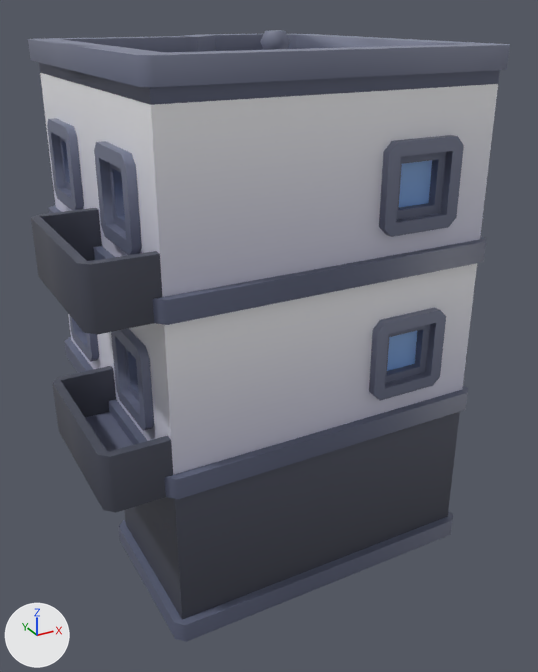
The FBX model Assets/Art/ThirdParty/Kenney/CityCommercial/Models/building-b.fbx as it was, and as the next commit left it.
One viewpoint serves both versions: a camera (50 mm lens) standing at (-0.797, -1.709, 1.35) and looking at (0.088, -0.099, 0.545). Every picture has the same lights, and +X, +Y and +Z are marked at lower left. The picture after the commit comes second. Where no turn or scale is listed for an object, it has been applied to the vertices. Vertices at exactly the same position are counted once.

In view in the first picture: 'building-b'.
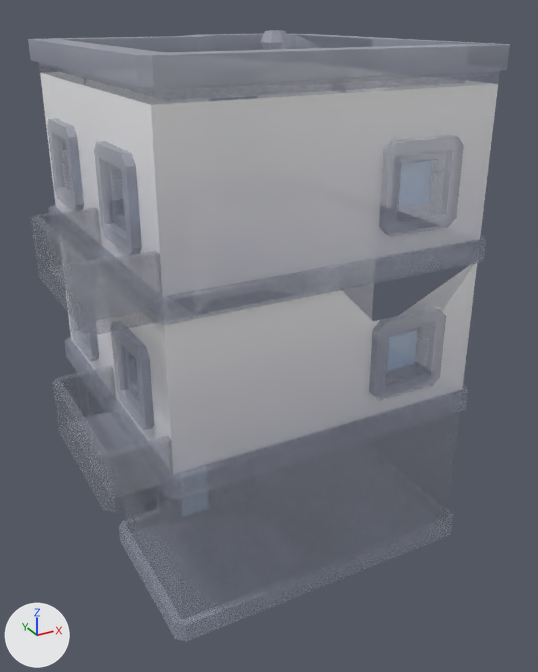
Where the change shows, as pixel boxes (x1, y1, x2, y2) in the pictures (538 x 672 px):
```json
{"object": "building-b", "change": "surface changed, reshaped", "before": [28, 30, 510, 642], "after": [28, 30, 510, 516]}
{"part": 1, "of": "me_scene", "change": "cut back", "before": [41, 70, 500, 619], "after": [28, 30, 510, 516]}
```

Scene script edits in JSON lines:
```json
{"op": "set", "path": "img_colormap_png", "old": "load_image('colormap.png', 'Textures/colormap.png', 512, 512, 'sRGB')", "new": "load_image('colormap.png', 'Textures/colormap.png', 512, 512, 'Non-Color')"}
{"block": "mat_colormap", "where": "n0 = _N.new('ShaderNodeBsdfPrincipled'); n0.name = 'Principled BSDF'"}
{"op": "add", "block": "mat_colormap", "code": "n0.inputs[2].default_value = 0.553  # 'Roughness'"}
{"op": "add", "block": "mat_colormap", "code": "n3 = _N.new('ShaderNodeTexImage'); n3.name = 'Image Texture.001'"}
{"op": "add", "block": "mat_colormap", "code": "n3.image = img_colormap_png"}
{"block": "mat_colormap", "where": "n2 = _N.new('ShaderNodeTexImage'); n2.name = 'Image Texture'"}
{"op": "remove", "block": "mat_colormap", "code": "_L.new(n2.outputs[1], n0.inputs[4])  # 'Alpha' to 'Alpha'"}
{"op": "add", "block": "mat_colormap", "code": "_L.new(n3.outputs[0], n0.inputs[4])  # 'Color' to 'Alpha'"}
{"block": "me_scene", "where": "# used by ob_building_b; location = (0.0, 0.0, 0.0)"}
{"op": "remove", "block": "me_scene", "code": "me_scene.from_pydata(...)  # 755 vertices, 1272 faces; spans x -0.485..0.485, y -0.47..0.47, z 0.0..1.293"}
{"op": "add", "block": "me_scene", "code": "me_scene.from_pydata(...)  # 3418 vertices, 3559 faces; spans x -0.485..0.485, y -0.47..0.47, z 0.0..1.293"}
{"block": "me_scene", "change": "me_scene part 1: 15 vertices removed from x -0.335..0.465, y -0.45..-0.05, z 0.4..1.2; 2678 vertices added at x -0.485..0.485, y -0.47..0.47, z 0.0..1.293"}
```
